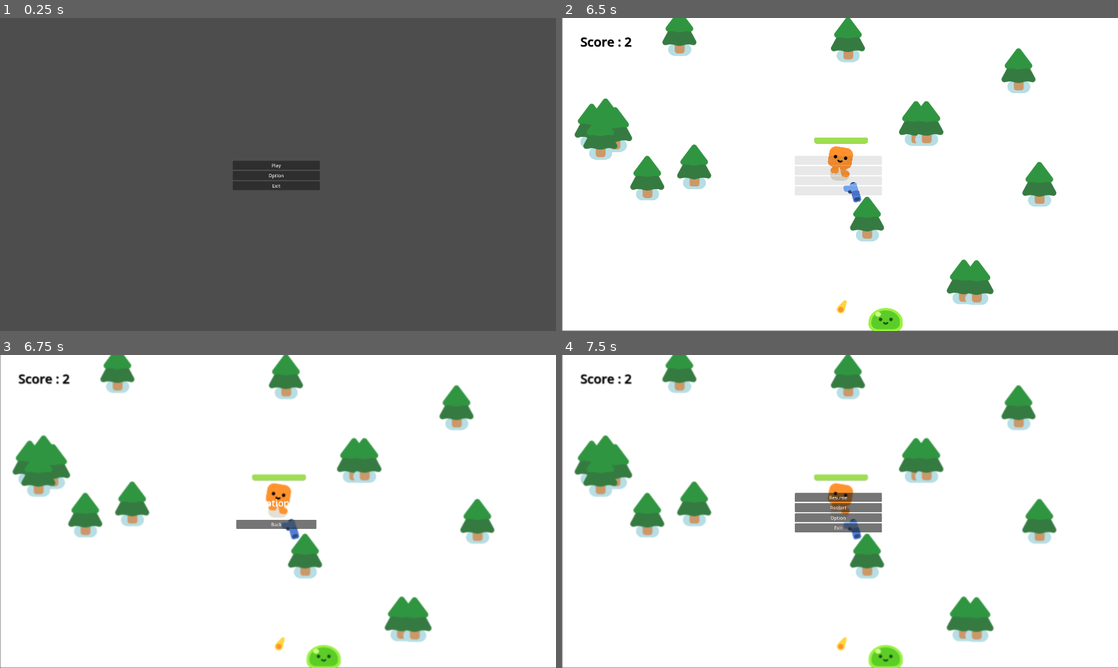
Above: before the commit, frames 1-4 (two rows, left to right).
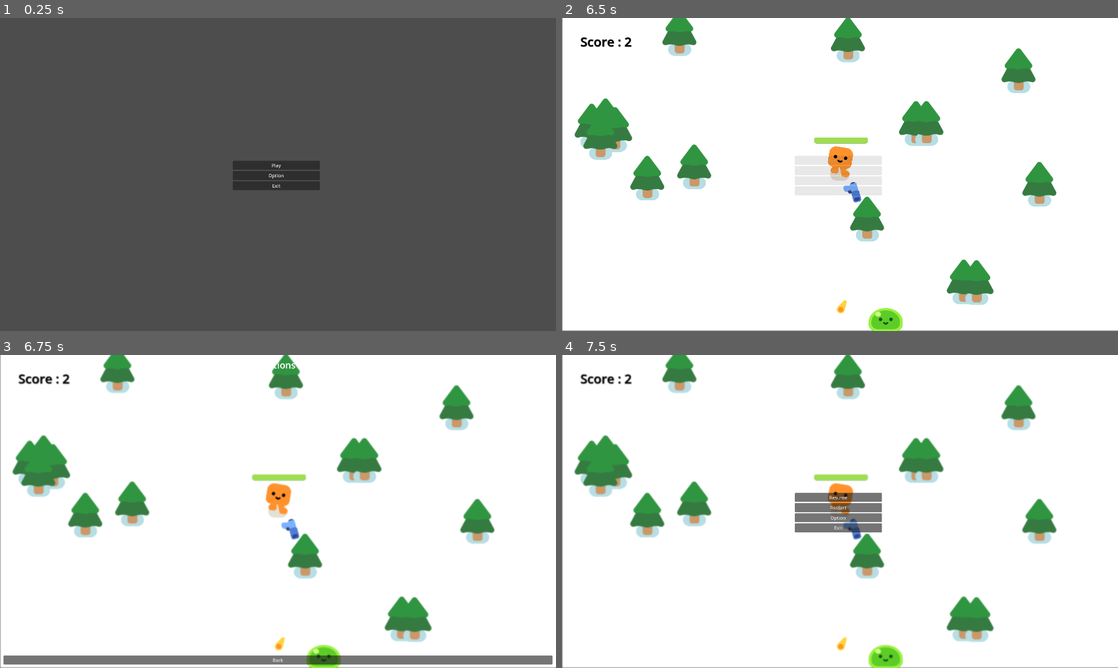
Above: after the commit, the same moments.

Repository: yogku/SlimeShooter
Game: Godot game, scene res://Main_Menu.tscn
The game is run twice, just before and just after one commit, with the same random seed, the same clock (stepped at 60 frames per second) and the same inputs.
Inputs:
- Up to frame 1 (0.25 s): no input
- Up to frame 2 (6.5 s): click "Option" at 0.5 s; click "Back" at 1.25 s; click "Play" at 2 s; tap Enter at 2.75 s; hold D (move_right) 2.78-3.53 s; hold S (move_down) 3.53-4.28 s; hold D (move_right) 4.28-5.03 s; hold W (move_up) 5.03-5.78 s; hold A (move_left) from 5.78 s (still down); tap Escape (esc) at 6.4 s
- Up to frame 3 (6.75 s): release A (move_left) at 6.5 s; click "Option" at 6.5 s
- Up to frame 4 (7.5 s): click "Back" at 7.25 s

Frames 1-2 are identical in both runs. In frame 3, 3.3% of the frame differs, in the area x 0-100%, y 2-99%; in frame 4, nothing differs.

Commit message:
fixed options menu layout

Diff:
--- a/option_menu.gd
+++ b/option_menu.gd
@@ -16,12 +16,11 @@
 	option_menu.set_process(false)
 	option_menu.visible = false
 	if current_scene == "Menu":
-		print("Menu scene")
+		#print("Menu scene")
 		get_tree().change_scene_to_file("res://Main_Menu.tscn")
 
 	else:
-		print("Game scene")
-		#animation_player.play_backwards("blur")
+		#print("Game scene")
 		option_menu.visible = false
 		option_menu.set_process(false)
 		var pause_menu_margin = $"../MarginContainer"
--- a/pause_menu.gd
+++ b/pause_menu.gd
@@ -1,8 +1,6 @@
 extends Control
 
 @onready var margin_container: MarginContainer = $MarginContainer
-#@onready var option_menu: Control = $CanvasLayer/OptionMenu
-
 @onready var option_menu: Control = $OptionMenu
 
 
@@ -43,8 +41,8 @@
 	margin_container.set_process(false)
 	option_menu.visible = true
 	option_menu.set_process(true)
-	print("option menu visibal now")
-	#make margin container in pause menu visibal again
+	#print("option menu visibal now")
+
 
 
 
--- a/pause_menu.tscn
+++ b/pause_menu.tscn
@@ -120,15 +120,8 @@
 "
 
 [node name="OptionMenu" parent="." instance=ExtResource("3_vwk0p")]
-anchors_preset = 0
-anchor_right = 0.0
-anchor_bottom = 0.0
-offset_left = 804.0
-offset_top = 475.5
-offset_right = 1105.0
-offset_bottom = 611.5
-grow_horizontal = 1
-grow_vertical = 1
+visible = false
+layout_mode = 1
 
 [node name="AnimationPlayer" type="AnimationPlayer" parent="."]
 libraries = {
